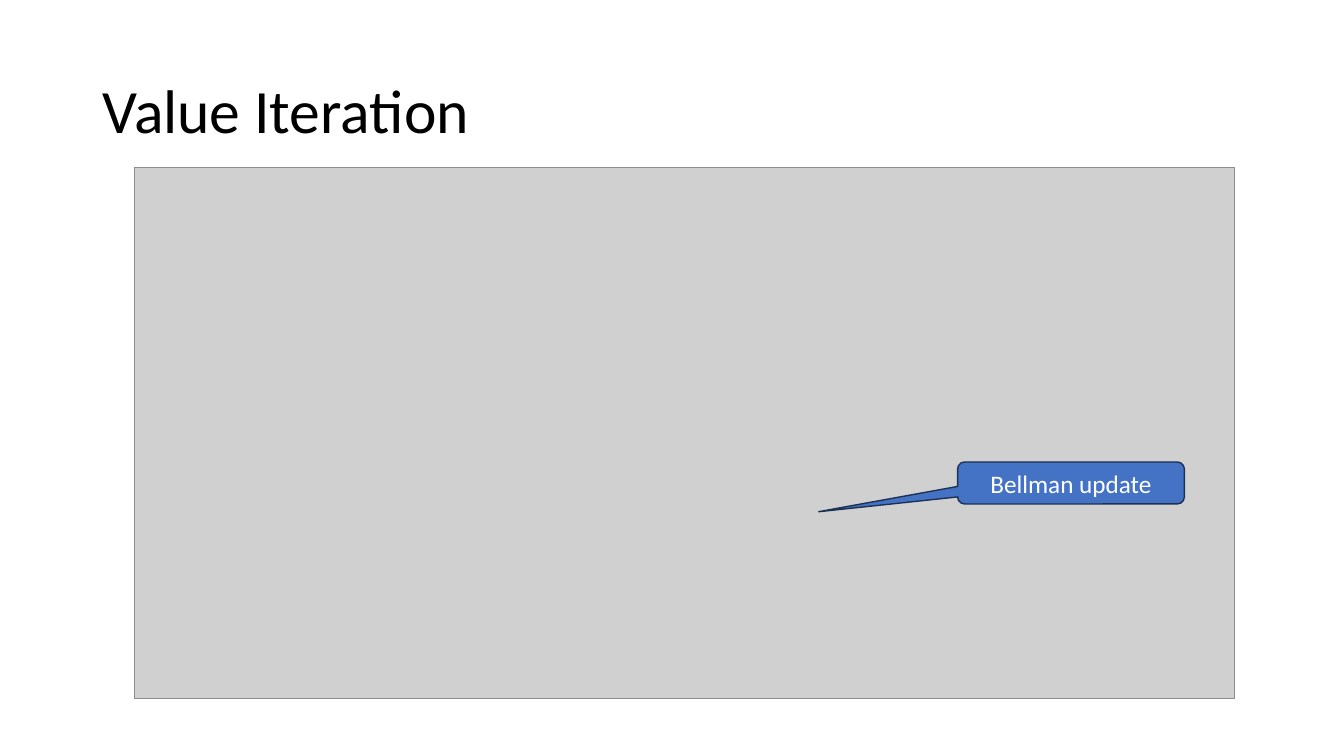
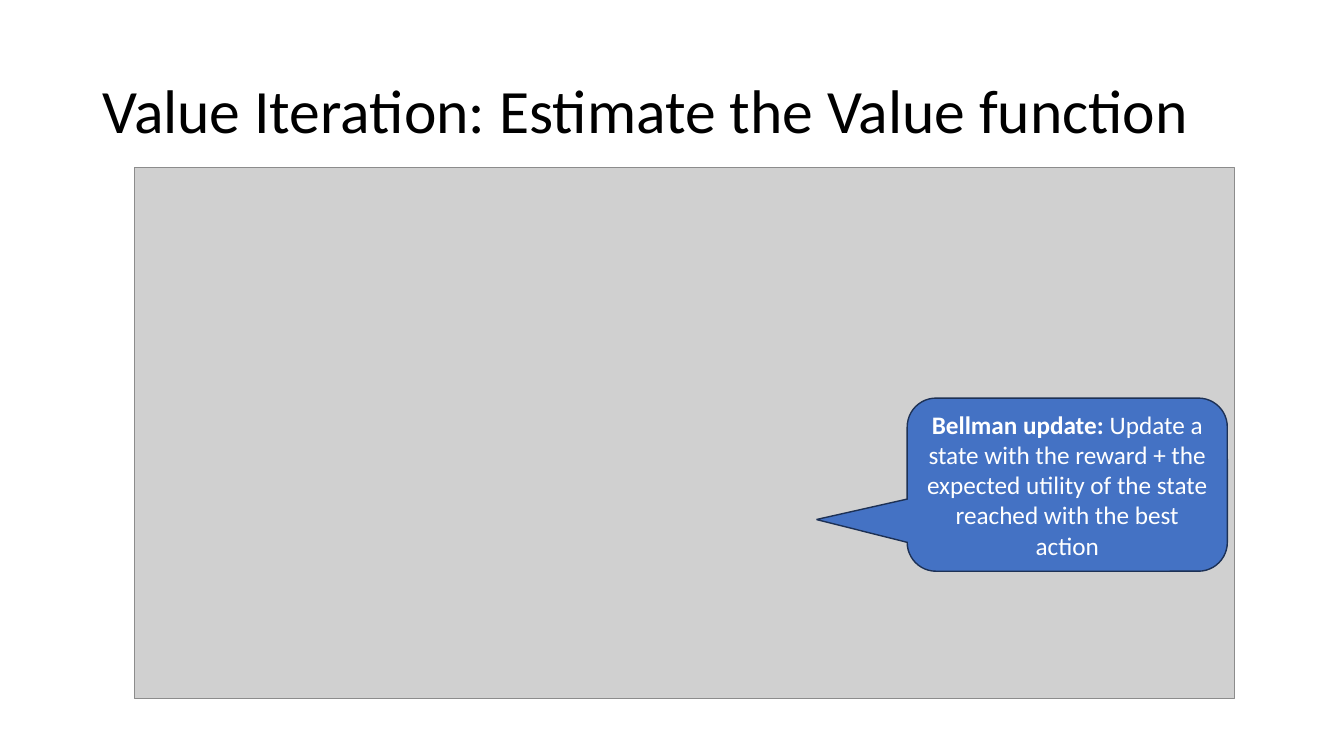
Before and after one commit to mhahsler/CS7320-AI, a slide deck: slide 7 of slides/22_Reinforcement_Learning.pptx. Drawn at 1344x756 pixels with LibreOffice and Linux fonts; fonts in the diff are those of the drawing; grey boxes stand for pictures. Boxes give left, top, right and bottom in pixels: in the first picture for what was removed or moved away, otherwise in the second. Text is boxed around its words. In the diff, an @@ line names an element or a change of style, - is before the commit and + after.

```diff
--- a/slides/22_Reinforcement_Learning.pptx
+++ b/slides/22_Reinforcement_Learning.pptx
@@ title at bbox=[102, 90, 1188, 134]: text changed @@
-Value Iteration
+Value Iteration: Estimate the Value function
@@ rounded speech box "Bellman update: Update a state ...": place and size @@
-rounded speech box "Bellman update: Update a state ..." at bbox=[958, 462, 1185, 504]
+rounded speech box "Bellman update: Update a state ..." at bbox=[907, 398, 1228, 572]
@@ rounded speech box "Bellman update: Update a state ..." at bbox=[907, 398, 1228, 572]: proportions changed @@
@@ text in rounded speech box at bbox=[927, 416, 1207, 555]: text changed @@
-Bellman update
+Bellman update: Update a state with the reward + the expected utility of the state reached with the best action
```
Also in this commit, not shown: 8 other slides changed, 1 other file.
